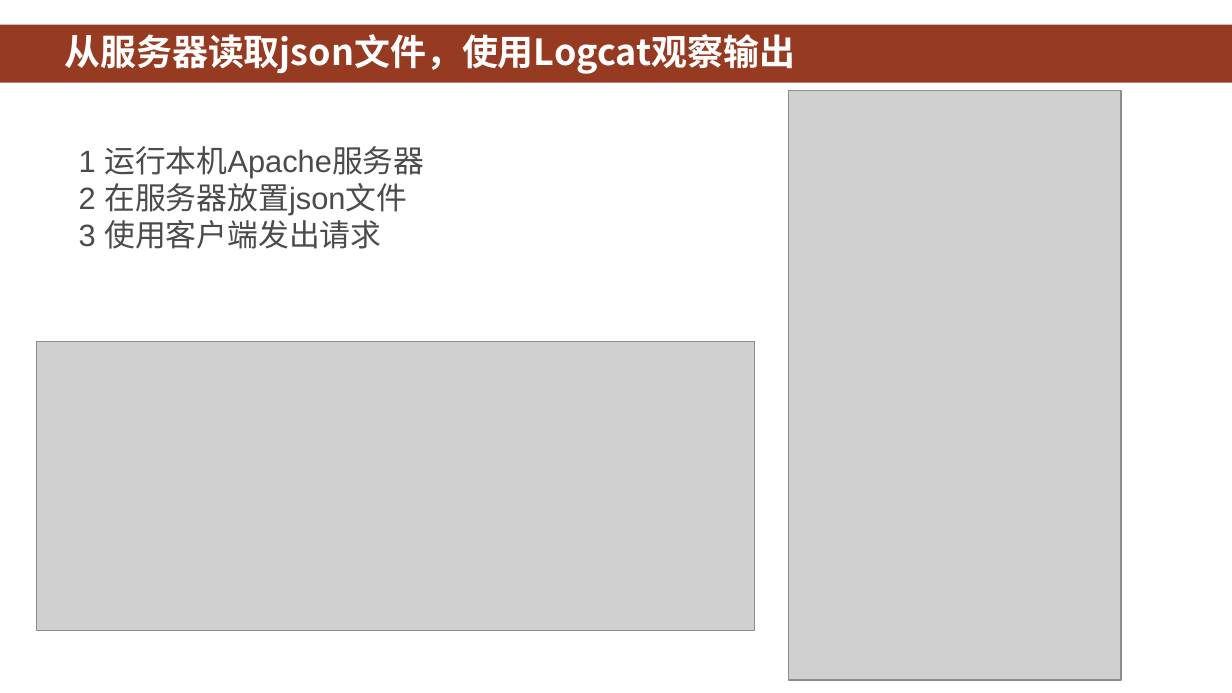
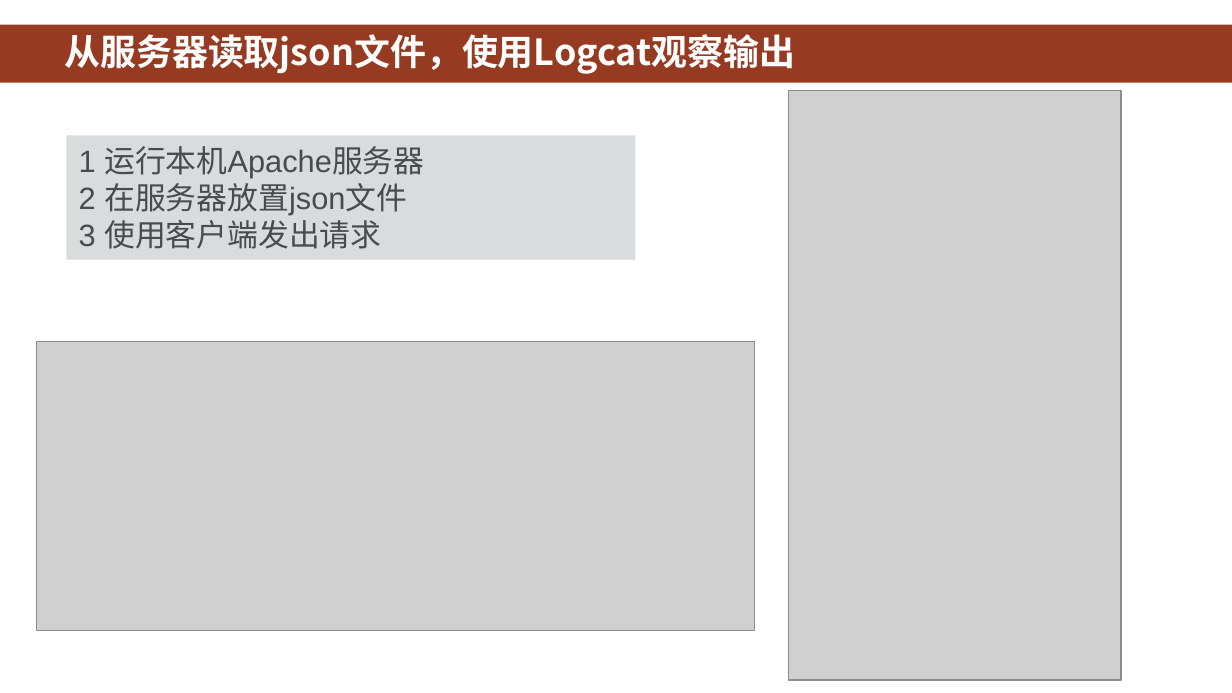
Before and after one commit to HBU/Android-PPT, a slide deck: slide 8 of 09.0 -- 网络通信 -- 第09章.pptx. Drawn at 1232x693 pixels with LibreOffice and Linux fonts; fonts in the diff are those of the drawing; grey boxes stand for pictures; background and template pictures are left out. Boxes give left, top, right and bottom in pixels: in the first picture for what was removed or moved away, otherwise in the second. Text is boxed around its words. In the diff, an @@ line names an element or a change of style, - is before the commit and + after.

```diff
--- a/09.0 -- 网络通信 -- 第09章.pptx
+++ b/09.0 -- 网络通信 -- 第09章.pptx
@@ rectangle "1 运行本机Apache服务器": place and size @@
-rectangle "1 运行本机Apache服务器" at (79, 146, 424, 249)
+rectangle "1 运行本机Apache服务器" at (67, 136, 636, 260)
@@ rectangle "1 运行本机Apache服务器" at (67, 136, 636, 260): fill none to #DADBDC @@
```
Also in this commit, not shown: 14 other slides changed, 2 other files.
